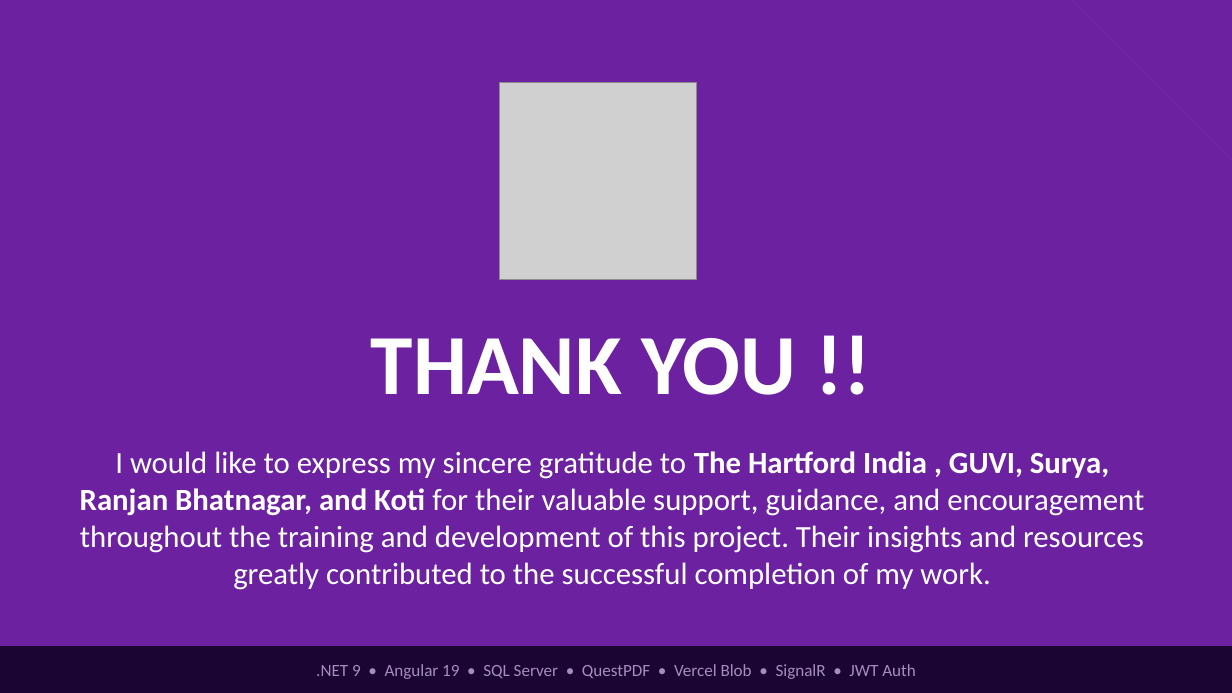
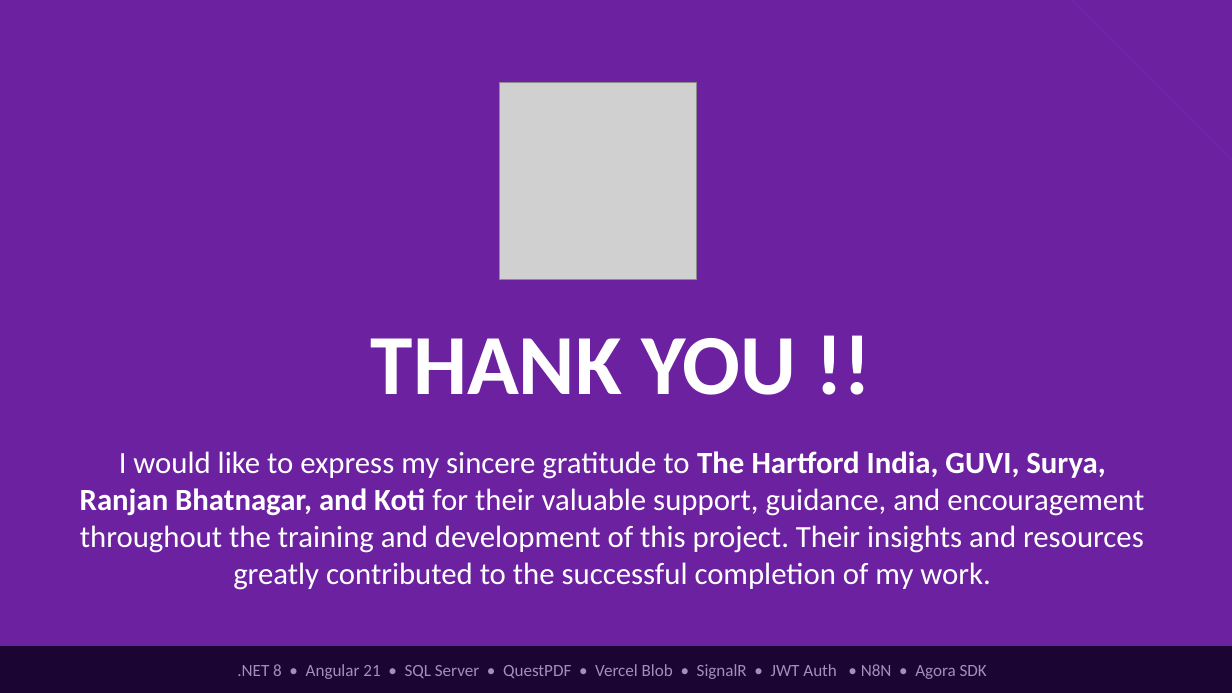
Before and after one commit to goutham4126/GOUTHAM, a slide deck: slide 12 of documents/insurance_capstone.pptx. Drawn at 1232x693 pixels with LibreOffice and Linux fonts; fonts in the diff are those of the drawing; grey boxes stand for pictures. Boxes give left, top, right and bottom in pixels: in the first picture for what was removed or moved away, otherwise in the second. Text is boxed around its words. In the diff, an @@ line names an element or a change of style, - is before the commit and + after.

```diff
--- a/documents/insurance_capstone.pptx
+++ b/documents/insurance_capstone.pptx
@@ text at box(119, 451, 1105, 479): spaces changed @@
-I would like to express my sincere gratitude to The Hartford India , GUVI, Surya,
+I would like to express my sincere gratitude to The Hartford India, GUVI, Surya,
@@ text at box(237, 664, 987, 679): text changed @@
-.NET 9 • Angular 19 • SQL Server • QuestPDF • Vercel Blob • SignalR • JWT Auth
+.NET 8 • Angular 21 • SQL Server • QuestPDF • Vercel Blob • SignalR • JWT Auth • N8N • Agora SDK
```
Also in this commit, not shown: 9 other slides changed, 2 other files.
